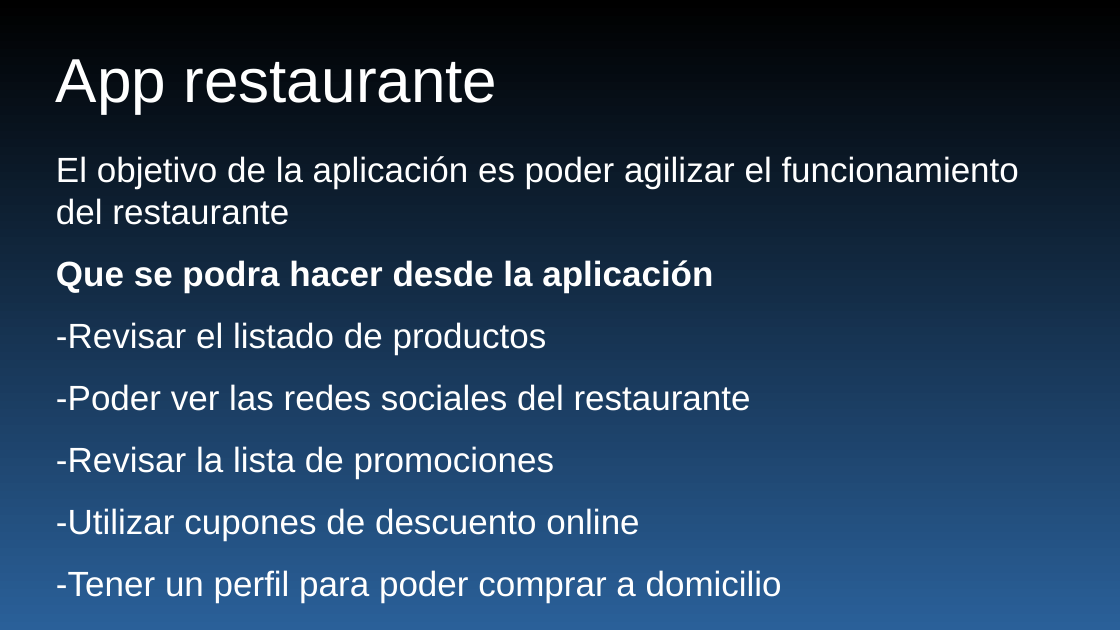
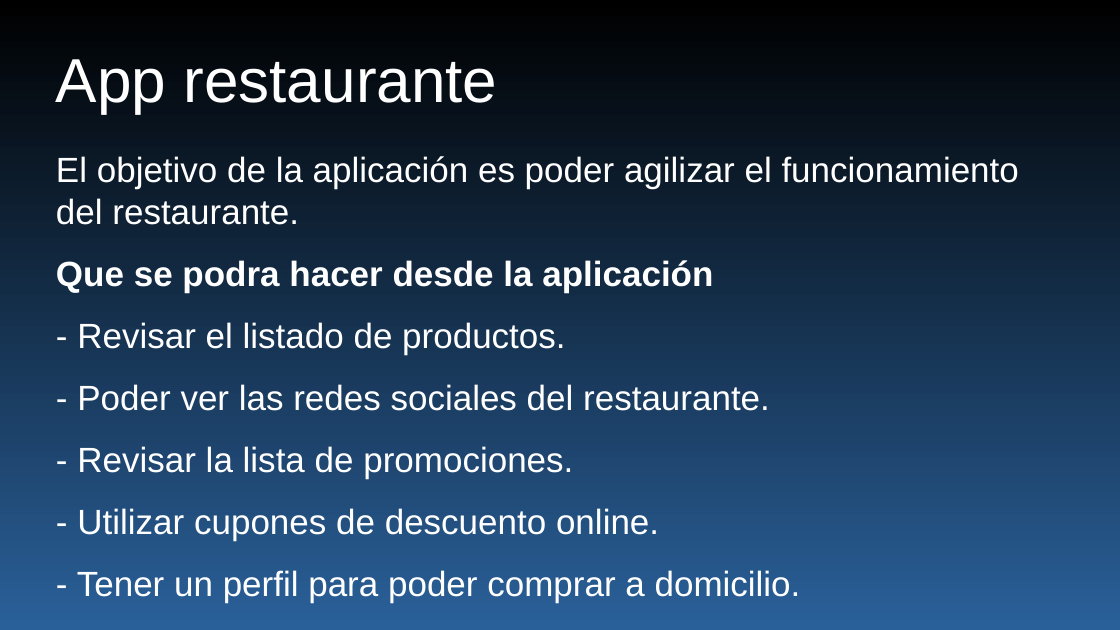
Before and after one commit to DavidAquos/TrabajoFinal, a slide deck: slide 1 of Presentación proyecto final.odp. Drawn at 1120x630 pixels with LibreOffice and Linux fonts; fonts in the diff are those of the drawing. Boxes give left, top, right and bottom in pixels: in the first picture for what was removed or moved away, otherwise in the second. Text is boxed around its words. In the diff, an @@ line names an element or a change of style, - is before the commit and + after.

Commit message:
Cupones medio funcionando

```diff
--- a/Presentación proyecto final.odp
+++ b/Presentación proyecto final.odp
@@ text at [56, 156, 1019, 225]: text changed @@
-El objetivo de la aplicación es poder agilizar el funcionamiento del restaurante
+El objetivo de la aplicación es poder agilizar el funcionamiento del restaurante.
@@ text at [77, 322, 801, 603]: text changed @@
--Revisar el listado de productos
--Poder ver las redes sociales del restaurante
--Revisar la lista de promociones
--Utilizar cupones de descuento online
--Tener un perfil para poder comprar a domicilio
+- Revisar el listado de productos.
+- Poder ver las redes sociales del restaurante.
+- Revisar la lista de promociones.
+- Utilizar cupones de descuento online.
+- Tener un perfil para poder comprar a domicilio.
```
Also in this commit, not shown: 5 other slides changed, 1 slide added, 17 other files.
